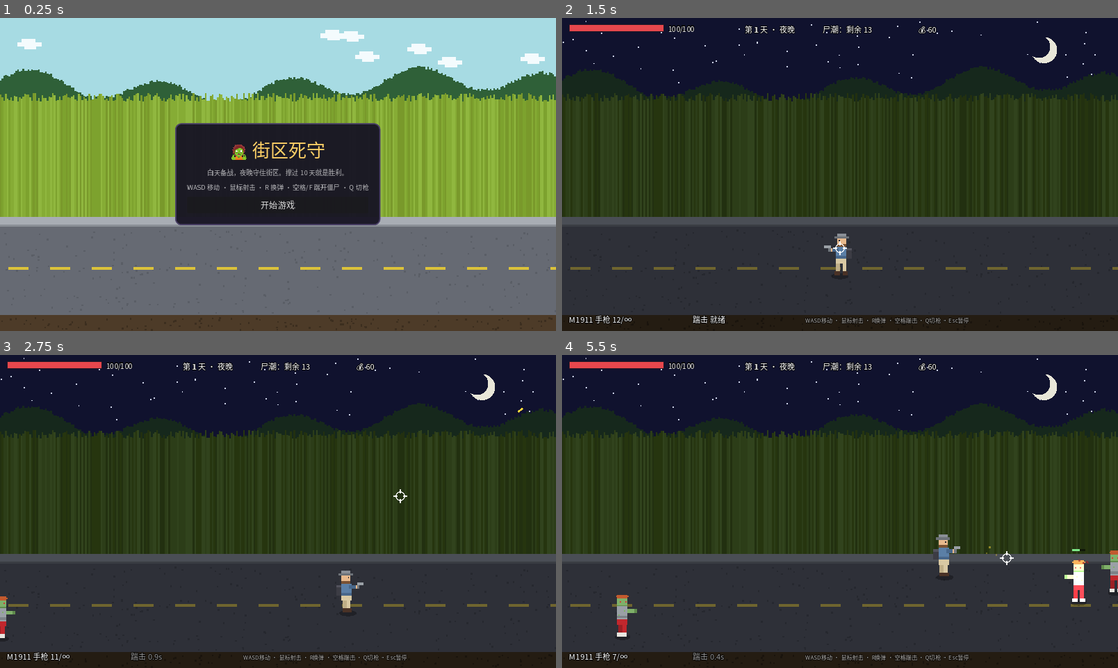
Above: before the commit, frames 1-4 (two rows, left to right).
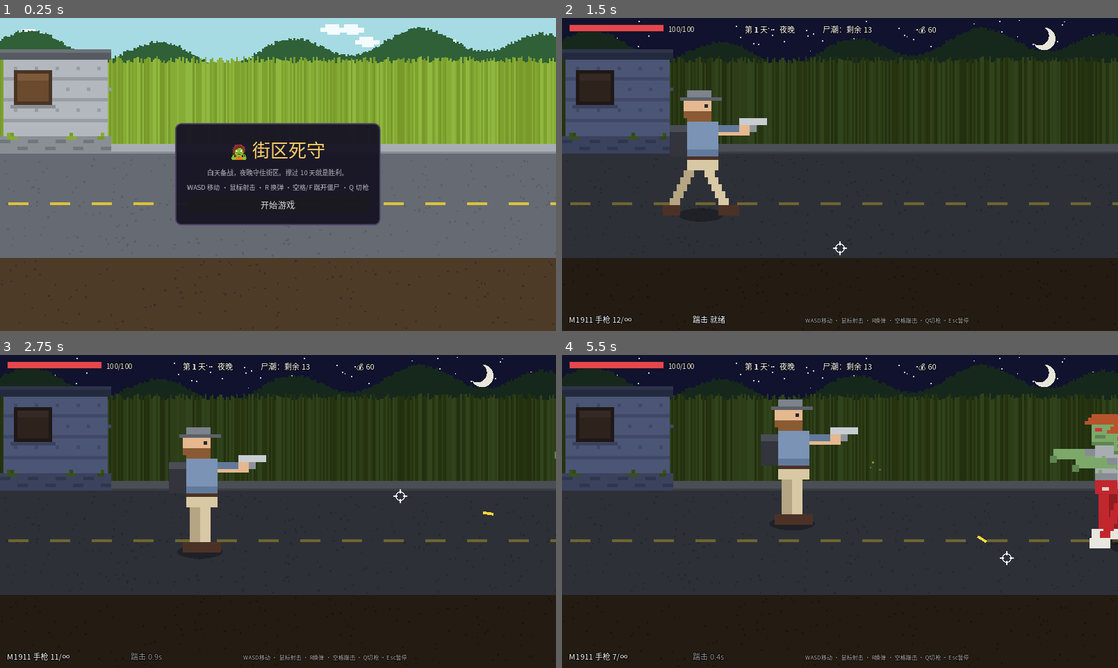
Above: after the commit, the same moments.

Repository: lorenzo-star-zlz/Zombie-game
Game: Godot game, scene res://scenes/main.tscn
The game is run twice, just before and just after one commit, with the same random seed, the same clock (stepped at 60 frames per second) and the same inputs.
Inputs (mouse positions are in pixels of both pictures, inside the frame that each line leads up to):
- Up to frame 1 (0.25 s): no input
- Up to frame 2 (1.5 s): click "开始游戏" at 0.5 s; click "🌙 进入夜晚（第 1 晚）" at 1.25 s
- Up to frame 3 (2.75 s): tap Enter at 2 s; move the mouse to (400, 495) at 2.02 s; press the mouse at (400, 495) at 2.03 s; hold D (move_right) from 2.03 s (still down); tap Space (kick) at 2.3 s
- Up to frame 4 (5.5 s): move the mouse to (728, 527) at 2.77 s; release D (move_right) at 2.78 s; release the mouse at (728, 527) at 2.78 s; hold S (move_down) 2.78-3.53 s; tap Space (kick) at 2.85, 4.55, 5.1 s; click (728, 527) at 2.92 s; tap Q (switch) at 3.05, 3.6, 5.3 s; move the mouse to (895, 442) at 3.52 s; press the mouse at (895, 442) at 3.53 s; hold D (move_right) 3.53-4.28 s; move the mouse to (812, 574) at 4.27 s; release the mouse at (812, 574) at 4.28 s; hold W (move_up) 4.28-5.03 s; click (812, 574) at 4.35 s; move the mouse to (1006, 558) at 5.02 s; hold A (move_left) from 5.03 s (still down); click (1006, 558) at 5.17 s

The runs differ from the first frame. In frame 1, 55% of the frame differs, in the area x 0-100%, y 2-95%; in frame 2, 58%; in frame 3, 58%; in frame 4, 59%, in the area x 0-100%, y 0-95%.

Commit message:
美术重做对齐概念截图：角色占屏40%、左侧家园、右侧出怪、武器负重、跑者僵尸
- 精灵重画（40x36@8x=288px，约占屏高40%）：玩家灰帽胡子蓝衬衫背包客双手持枪，
  蹒跚者橙发绿皮破灰衣红裤白鞋，新增前倾冲刺的奔跑者（runner_0/1）
- 新增家园建筑 home.png 贴在画面最左，僵尸改为只从右侧进场
- 背景高度带按截图比例重排（草场 100~290 / 马路 312~552 / 泥土 552~720）
- 写实向机动：武器新增 move_mult，霰弹枪持有时移速 -22%；基础移速 230→200
- 敌人表新增 runner（血少速快），第2晚起入池逐晚增多；贴图/动画帧率数据驱动
- 碰撞半径、踹击范围、枪口/瞄准高度、血条/换弹环/飘字偏移全部适配新尺寸
- 无头测试 21→25 项：右侧出怪、跑者入池、大枪减速、出生点改为相对位移判定

Co-Authored-By: Claude Fable 5 <noreply@anthropic.com>

Diff:
--- a/godot/src/config.gd
+++ b/godot/src/config.gd
@@ -4,17 +4,22 @@
 const W := 1280.0
 const H := 720.0
 
-# 街道可行走区域（伪纵深横板）
-const BAND_TOP := 480.0
-const BAND_BOTTOM := 660.0
+# 角色渲染：40x36 画布 × 8 倍 = 288px 高（约占屏高 40%，对齐概念截图）
+const SPRITE_SCALE := 8.0
+const SPRITE_OFFSET_Y := -144.0   # 画布脚底在最后一行 → 精灵中心在脚底上方 144px
+const AIM_HEIGHT := 200.0         # 持枪高度（脚底上方），子弹从这里射出
+
+# 街道可行走区域（伪纵深横板，按截图：马路 312~552，脚底活动带取中上段）
+const BAND_TOP := 370.0
+const BAND_BOTTOM := 540.0
 
 const PLAYER := {
 	"base_max_hp": 100.0,
-	"base_speed": 230.0,
-	"radius": 16.0,
+	"base_speed": 200.0,    # 写实向机动性；再乘当前武器 move_mult（枪越大越慢）
+	"radius": 38.0,
 	"kick_cooldown": 1.3,   # 踹击冷却（秒）
-	"kick_radius": 85.0,    # 踹击范围
+	"kick_radius": 180.0,   # 踹击范围
 	"kick_damage": 10.0,    # 踹击伤害
-	"kick_knockback": 320.0,# 击退力度
+	"kick_knockback": 420.0,# 击退力度
 	"kick_stun": 0.5,       # 硬直时间（秒）
 }
--- a/godot/src/data/enemies.gd
+++ b/godot/src/data/enemies.gd
@@ -1,15 +1,30 @@
-# 敌人数据表。后续新增僵尸类型（快速/坦克/自爆/远程）都在这里加。
+# 敌人数据表。后续新增僵尸类型（坦克/自爆/远程）都在这里加。
+# sprite = assets/sprites/ 下的贴图前缀；anim_fps = 走路动画帧率。
 class_name EnemyData
 
 const ENEMIES := {
 	"walker": {
 		"id": "walker",
 		"name": "蹒跚者",
+		"sprite": "walker",
+		"anim_fps": 6.0,
 		"hp": 32.0,
-		"speed": 55.0,
+		"speed": 62.0,
 		"damage": 10.0,
 		"attack_interval": 1.0,
-		"radius": 16.0,
+		"radius": 36.0,
 		"coin": 6,
 	},
+	"runner": {
+		"id": "runner",
+		"name": "奔跑者",
+		"sprite": "runner",
+		"anim_fps": 12.0,
+		"hp": 20.0,
+		"speed": 150.0,
+		"damage": 8.0,
+		"attack_interval": 0.9,
+		"radius": 34.0,
+		"coin": 9,
+	},
 }
--- a/godot/src/data/shop_data.gd
+++ b/godot/src/data/shop_data.gd
@@ -4,7 +4,7 @@
 const ITEMS := [
 	{ "id": "medkit",      "icon": "🩹", "name": "急救包",     "desc": "生命完全恢复",                                "base_price": 40,  "growth": 1.0 },
 	{ "id": "ammo",        "icon": "🔋", "name": "弹药补给",   "desc": "所有武器备弹补满",                            "base_price": 25,  "growth": 1.0 },
-	{ "id": "buy_shotgun", "icon": "🔫", "name": "购买霰弹枪", "desc": "雷明顿 870：近距离一炮糊脸（Q 或 2 切换）",   "base_price": 150, "growth": 1.0 },
+	{ "id": "buy_shotgun", "icon": "🔫", "name": "购买霰弹枪", "desc": "雷明顿 870：近距离一炮糊脸，持枪移速 -22%（Q 或 2 切换）", "base_price": 150, "growth": 1.0 },
 	{ "id": "gunsmith",    "icon": "🔧", "name": "枪匠保养",   "desc": "所有武器伤害永久 +5%（可重复，价格递增）",    "base_price": 70,  "growth": 1.5 },
 ]
 
--- a/godot/src/data/waves.gd
+++ b/godot/src/data/waves.gd
@@ -3,7 +3,13 @@
 
 const TOTAL_DAYS := 10
 
+# pool 用重复条目做权重：第 2 天起混入奔跑者，逐晚增多（最多约 4 成）
 static func night_config(day: int) -> Dictionary:
+	var pool: Array = []
+	for i in range(6):
+		pool.append("walker")
+	for i in range(clampi(day - 1, 0, 4)):
+		pool.append("runner")
 	return {
 		"count": 8 + day * 5,                              # 当晚僵尸总数
 		"spawn_interval": maxf(0.35, 1.5 - day * 0.1),     # 出怪间隔
@@ -11,5 +17,5 @@
 		"speed_mult": 1.0 + (day - 1) * 0.05,
 		"dmg_mult": 1.0 + (day - 1) * 0.12,
 		"clear_bonus": 40 + day * 15,                      # 通宵奖励金币
-		"pool": ["walker"],                                # 本晚僵尸类型池
+		"pool": pool,                                      # 本晚僵尸类型池
 	}
--- a/godot/src/data/weapons.gd
+++ b/godot/src/data/weapons.gd
@@ -1,4 +1,5 @@
 # 武器数据表。新增武器只需要在这里加一条，不用改逻辑代码。
+# move_mult：持枪移动速度倍率——枪越大越重，走路越慢（写实向机动）。
 class_name WeaponData
 
 const WEAPONS := {
@@ -15,10 +16,11 @@
 		"bullet_speed": 950.0,
 		"pierce": 0,           # 可穿透敌人数
 		"range": 1600.0,       # 射程
+		"move_mult": 1.0,      # 轻便，不影响移动
 		"infinite_reserve": true,
 		"reserve_max": 0,
 		"price": 0,
-		"desc": "可靠的老伙计，备弹无限，永远不会让你空手。",
+		"desc": "可靠的老伙计，备弹无限，轻便不拖累脚步。",
 	},
 	"shotgun": {
 		"id": "shotgun",
@@ -33,9 +35,10 @@
 		"bullet_speed": 800.0,
 		"pierce": 0,
 		"range": 420.0,
+		"move_mult": 0.78,     # 长枪压手，持有时移速 -22%
 		"infinite_reserve": false,
 		"reserve_max": 48,
 		"price": 150,
-		"desc": "近距离一炮糊脸，7 颗弹丸撕碎贴脸的僵尸。射程短。",
+		"desc": "近距离一炮糊脸，7 颗弹丸撕碎贴脸的僵尸。射程短，持枪移速 -22%。",
 	},
 }
--- a/godot/src/entities/bullet.gd
+++ b/godot/src/entities/bullet.gd
@@ -28,4 +28,4 @@
 		dead = true
 
 func _draw() -> void:
-	draw_rect(Rect2(-8, -2, 14, 4), Color(1.0, 0.85, 0.23))
+	draw_rect(Rect2(-14, -3, 24, 6), Color(1.0, 0.85, 0.23))
--- a/godot/src/entities/player.gd
+++ b/godot/src/entities/player.gd
@@ -42,15 +42,17 @@
 func _ready() -> void:
 	_sprite = Sprite2D.new()
 	_sprite.texture = TEX_0
-	_sprite.scale = Vector2(3, 3)
-	_sprite.position = Vector2(0, -26)  # 脚底对齐节点原点附近
+	_sprite.texture_filter = CanvasItem.TEXTURE_FILTER_NEAREST
+	_sprite.scale = Vector2(Config.SPRITE_SCALE, Config.SPRITE_SCALE)
+	_sprite.position = Vector2(0, Config.SPRITE_OFFSET_Y)  # 脚底对齐节点原点
 	add_child(_sprite)
 
 func max_hp() -> float:
 	return Config.PLAYER["base_max_hp"] + mods["max_hp_add"]
 
+# 写实向机动：基础速度 × 肉鸽加成 × 当前武器负重（枪越大越慢）
 func speed() -> float:
-	return Config.PLAYER["base_speed"] * mods["move_speed_mult"]
+	return Config.PLAYER["base_speed"] * mods["move_speed_mult"] * weapon()["def"].get("move_mult", 1.0)
 
 func weapon() -> Dictionary:
 	return weapons[weapon_index]
@@ -111,13 +113,13 @@
 	# 移动
 	var dir := Input.get_vector("move_left", "move_right", "move_up", "move_down")
 	position += dir * speed() * delta
-	position.x = clampf(position.x, 30.0, Config.W - 30.0)
+	position.x = clampf(position.x, 60.0, Config.W - 60.0)
 	position.y = clampf(position.y, Config.BAND_TOP, Config.BAND_BOTTOM)
 	_moving = dir.length_squared() > 0.01
 
-	# 瞄准
+	# 瞄准（以持枪高度为原点）
 	var mouse := get_global_mouse_position()
-	aim_angle = (mouse - global_position + Vector2(0, 26)).angle()
+	aim_angle = (mouse - global_position + Vector2(0, Config.AIM_HEIGHT)).angle()
 	_sprite.flip_h = mouse.x < global_position.x
 
 	# 计时器
@@ -166,7 +168,7 @@
 		start_reload()  # 打空自动换弹
 
 	var shots := []
-	var muzzle := global_position + Vector2(cos(aim_angle), sin(aim_angle)) * 30.0 + Vector2(0, -26)
+	var muzzle := global_position + Vector2(cos(aim_angle), sin(aim_angle)) * 145.0 + Vector2(0, -Config.AIM_HEIGHT)
 	for i in range(w["def"]["pellets"]):
 		var spread: float = (randf() - 0.5) * deg_to_rad(w["def"]["spread_deg"])
 		var ang := aim_angle + spread
@@ -196,11 +198,11 @@
 
 func _draw() -> void:
 	# 脚下阴影
-	draw_set_transform(Vector2(0, 24), 0.0, Vector2(1.0, 0.35))
-	draw_circle(Vector2.ZERO, 20.0, Color(0, 0, 0, 0.3))
+	draw_set_transform(Vector2(0, -2), 0.0, Vector2(1.0, 0.3))
+	draw_circle(Vector2.ZERO, 52.0, Color(0, 0, 0, 0.3))
 	draw_set_transform(Vector2.ZERO, 0.0, Vector2.ONE)
-	# 换弹进度环
+	# 换弹进度环（头顶上方）
 	if reload_timer > 0.0:
 		var total: float = weapon()["def"]["reload_time"] / mods["reload_speed_mult"]
 		var t := 1.0 - reload_timer / total
-		draw_arc(Vector2(0, -95), 10.0, -PI / 2, -PI / 2 + t * TAU, 24, Color(1.0, 0.82, 0.4), 4.0)
+		draw_arc(Vector2(0, -320), 16.0, -PI / 2, -PI / 2 + t * TAU, 24, Color(1.0, 0.82, 0.4), 5.0)
--- a/godot/src/entities/zombie.gd
+++ b/godot/src/entities/zombie.gd
@@ -2,8 +2,17 @@
 class_name Zombie
 extends Node2D
 
-const TEX_0 := preload("res://assets/sprites/zombie_0.png")
-const TEX_1 := preload("res://assets/sprites/zombie_1.png")
+# 按 def["sprite"] 选贴图：walker=蹒跚者，runner=奔跑者
+const TEXTURES := {
+	"walker": [
+		preload("res://assets/sprites/zombie_0.png"),
+		preload("res://assets/sprites/zombie_1.png"),
+	],
+	"runner": [
+		preload("res://assets/sprites/runner_0.png"),
+		preload("res://assets/sprites/runner_1.png"),
+	],
+}
 
 var def: Dictionary
 var hp := 1.0
@@ -32,10 +41,14 @@
 
 func _ready() -> void:
 	_sprite = Sprite2D.new()
-	_sprite.texture = TEX_0
-	_sprite.scale = Vector2(3, 3)
-	_sprite.position = Vector2(0, -26)
+	_sprite.texture = _tex(0)
+	_sprite.texture_filter = CanvasItem.TEXTURE_FILTER_NEAREST
+	_sprite.scale = Vector2(Config.SPRITE_SCALE, Config.SPRITE_SCALE)
+	_sprite.position = Vector2(0, Config.SPRITE_OFFSET_Y)
 	add_child(_sprite)
+
+func _tex(i: int) -> Texture2D:
+	return TEXTURES[def.get("sprite", "walker")][i]
 
 func tick(delta: float, player: Player) -> void:
 	_anim_time += delta
@@ -62,7 +75,7 @@
 
 	# 面朝玩家（贴图默认朝左）
 	_sprite.flip_h = player.position.x > position.x
-	_sprite.texture = TEX_0 if int(_anim_time * 6.0) % 2 == 0 else TEX_1
+	_sprite.texture = _tex(0) if int(_anim_time * def.get("anim_fps", 6.0)) % 2 == 0 else _tex(1)
 	_sprite.modulate = Color(2.0, 2.0, 2.0) if hit_flash > 0.0 else Color.WHITE
 	if stun > 0.0:
 		_sprite.modulate = Color(1.0, 1.0, 0.6)
@@ -75,10 +88,10 @@
 
 func _draw() -> void:
 	# 脚下阴影
-	draw_set_transform(Vector2(0, 24), 0.0, Vector2(1.0, 0.35))
-	draw_circle(Vector2.ZERO, 18.0, Color(0, 0, 0, 0.3))
+	draw_set_transform(Vector2(0, -2), 0.0, Vector2(1.0, 0.3))
+	draw_circle(Vector2.ZERO, 48.0, Color(0, 0, 0, 0.3))
 	draw_set_transform(Vector2.ZERO, 0.0, Vector2.ONE)
-	# 血条（受伤才显示）
+	# 血条（受伤才显示，头顶上方）
 	if hp < max_hp:
-		draw_rect(Rect2(-15, -100, 30, 5), Color(0, 0, 0, 0.5))
-		draw_rect(Rect2(-15, -100, 30.0 * maxf(0.0, hp / max_hp), 5), Color(0.49, 0.91, 0.53))
+		draw_rect(Rect2(-40, -312, 80, 8), Color(0, 0, 0, 0.5))
+		draw_rect(Rect2(-40, -312, 80.0 * maxf(0.0, hp / max_hp), 8), Color(0.49, 0.91, 0.53))
--- a/godot/src/main.gd
+++ b/godot/src/main.gd
@@ -87,7 +87,7 @@
 	if player != null:
 		player.queue_free()
 	player = Player.new()
-	player.position = Vector2(Config.W / 2.0, (Config.BAND_TOP + Config.BAND_BOTTOM) / 2.0)
+	player.position = Vector2(320.0, (Config.BAND_TOP + Config.BAND_BOTTOM) / 2.0)  # 出生在左侧家园旁
 	world.add_child(player)
 	day = 1
 	coins = 60
@@ -117,8 +117,8 @@
 	night_kills = 0
 	paused = false
 	hud.set_paused(false)
-	# 玩家回到街区中央，弹匣补满（备弹不变）
-	player.position = Vector2(Config.W / 2.0, (Config.BAND_TOP + Config.BAND_BOTTOM) / 2.0)
+	# 玩家回到家园门口迎敌，弹匣补满（备弹不变）
+	player.position = Vector2(320.0, (Config.BAND_TOP + Config.BAND_BOTTOM) / 2.0)
 	for w in player.weapons:
 		var need: int = player.mag_size_of(w) - w["mag"]
 		if w["def"]["infinite_reserve"]:
@@ -191,7 +191,7 @@
 	# 踹击
 	var kick := player.try_kick()
 	if not kick.is_empty():
-		var center := player.position + Vector2(0, -26)
+		var center := player.position + Vector2(0, -140)
 		fx.ring(center, kick["radius"], Color.WHITE)
 		for z in zombies:
 			if z.position.distance_to(player.position) < kick["radius"] + z.radius:
@@ -199,7 +199,7 @@
 				z.stun = kick["stun"]
 				var dir := signf(z.position.x - player.position.x)
 				z.kb_vx = (dir if dir != 0.0 else 1.0) * kick["knockback"]
-				fx.burst(z.position + Vector2(0, -40), Color.WHITE, 4, 100.0)
+				fx.burst(z.position + Vector2(0, -150), Color.WHITE, 4, 100.0)
 				if z.hp <= 0.0:
 					_on_kill(z)
 
@@ -215,7 +215,7 @@
 	for z in zombies:
 		z.tick(delta, player)
 
-	# 子弹与命中（躯干中心在脚底坐标上方约 40px）
+	# 子弹与命中（躯干中心在脚底坐标上方约 150px）
 	for b in bullets:
 		b.tick(delta)
 		if b.dead:
@@ -223,7 +223,7 @@
 		for z in zombies:
 			if z.hp <= 0.0 or b.hit_list.has(z):
 				continue
-			if b.position.distance_to(z.position + Vector2(0, -40)) < z.radius * 2.0:
+			if b.position.distance_to(z.position + Vector2(0, -150)) < z.radius * 2.2:
 				b.hit_list.append(z)
 				z.take_damage(b.damage)
 				fx.burst(b.position, Color(0.61, 0.13, 0.15), 4, 90.0)
@@ -259,11 +259,11 @@
 
 	hud.update_hud(self)
 
+# 家园在最左 → 僵尸只从右侧进场
 func _spawn_zombie() -> void:
 	var pool: Array = night_cfg["pool"]
 	var def: Dictionary = EnemyData.ENEMIES[pool.pick_random()]
-	var from_left := randf() < 0.5
-	var x := -30.0 if from_left else Config.W + 30.0
+	var x := Config.W + 170.0  # 整个精灵（半宽160）在屏外
 	var y := randf_range(Config.BAND_TOP, Config.BAND_BOTTOM)
 	var z := Zombie.new()
 	z.setup(def, Vector2(x, y), night_cfg)
@@ -278,5 +278,5 @@
 	var heal: float = player.mods["heal_on_kill"]
 	if heal > 0.0:
 		player.hp = minf(player.max_hp(), player.hp + heal)
-	fx.burst(z.position + Vector2(0, -30), Color("#7fb069"), 10, 150.0)
-	fx.add_text(z.position + Vector2(0, -100), "+%d" % gain, Color(1.0, 0.82, 0.4))
+	fx.burst(z.position + Vector2(0, -150), Color("#7fb069"), 10, 150.0)
+	fx.add_text(z.position + Vector2(0, -310), "+%d" % gain, Color(1.0, 0.82, 0.4))
--- a/godot/src/street_background.gd
+++ b/godot/src/street_background.gd
@@ -1,14 +1,17 @@
-# 像素风街景背景（参考图：青空 + 山脉剪影 + 大片草场 + 柏油路 + 黄虚线 + 泥土）
+# 像素风街景背景（按概念截图比例：青空 + 山脉剪影 + 大片草场 + 马路 + 泥土）
 # 全部程序化绘制，布局用固定种子生成，白天/夜晚只换配色。
+# 画面最左是家园建筑（home.png），僵尸只会从右侧进场。
 class_name StreetBackground
 extends Node2D
 
 const PX := 4.0          # 像素块大小
-const SKY_BOTTOM := 190.0
-const GRASS_BOTTOM := 458.0
-const CURB_BOTTOM := 480.0
-const ROAD_BOTTOM := 684.0
-const DASH_Y := 573.0
+const SKY_BOTTOM := 100.0
+const GRASS_BOTTOM := 290.0
+const CURB_BOTTOM := 312.0
+const ROAD_BOTTOM := 552.0
+const DASH_Y := 424.0
+
+const HOME_TEX := preload("res://assets/sprites/home.png")
 
 const PALETTE := {
 	"day": {
@@ -18,6 +21,7 @@
 		"curb": "#a8adb4", "curb_shadow": "#8a8f96",
 		"road": "#666a73", "speck": "#5a5e66", "dash": "#dbc23a",
 		"dirt": "#4d3b28", "dirt_speck": "#3c2e1f",
+		"home_tint": Color.WHITE,
 	},
 	"night": {
 		"sky": "#10122e", "cloud": "#2c3054",
@@ -26,10 +30,12 @@
 		"curb": "#4a4e55", "curb_shadow": "#3a3d43",
 		"road": "#2e3038", "speck": "#26282f", "dash": "#6f652f",
 		"dirt": "#241c12", "dirt_speck": "#1a140d",
+		"home_tint": Color(0.42, 0.46, 0.62),
 	},
 }
 
 var phase := "day"
+var _home: Sprite2D
 var _grass_cols := []
 var _mount_h := []
 var _clouds := []
@@ -44,22 +50,33 @@
 	var n := int(Config.W / PX) + 1
 	for i in range(n):
 		_grass_cols.append({
-			"top": 182.0 + rng.randf_range(-10.0, 10.0),
+			"top": 96.0 + rng.randf_range(-8.0, 8.0),
 			"ci": rng.randi_range(0, 3),
 		})
 		_mount_h.append(34.0 + 26.0 * sin(i * 0.085) + 18.0 * sin(i * 0.023 + 2.0) + rng.randf_range(-4.0, 4.0))
 	for i in range(7):
-		_clouds.append(Vector2(rng.randf_range(20.0, Config.W - 60.0), rng.randf_range(16.0, 100.0)))
-	for i in range(260):
+		_clouds.append(Vector2(rng.randf_range(20.0, Config.W - 60.0), rng.randf_range(10.0, 60.0)))
+	for i in range(300):
 		_road_specks.append(Vector2(rng.randf_range(0.0, Config.W), rng.randf_range(CURB_BOTTOM + 6.0, ROAD_BOTTOM - 6.0)))
-	for i in range(120):
+	for i in range(160):
 		_dirt_specks.append(Vector2(rng.randf_range(0.0, Config.W), rng.randf_range(ROAD_BOTTOM + 4.0, Config.H - 4.0)))
 	for i in range(60):
-		_stars.append(Vector2(rng.randf_range(0.0, Config.W), rng.randf_range(4.0, 150.0)))
+		_stars.append(Vector2(rng.randf_range(0.0, Config.W), rng.randf_range(4.0, 90.0)))
+
+	# 家园建筑：贴在画面最左，坐在路缘上（32x30 画布 × 8 = 256x240）
+	_home = Sprite2D.new()
+	_home.texture = HOME_TEX
+	_home.texture_filter = CanvasItem.TEXTURE_FILTER_NEAREST
+	_home.scale = Vector2(8, 8)
+	_home.position = Vector2(128.0, CURB_BOTTOM - 120.0)
+	add_child(_home)
+
 	queue_redraw()
 
 func set_phase(p: String) -> void:
 	phase = p
+	if _home != null:
+		_home.modulate = PALETTE[phase]["home_tint"]
 	queue_redraw()
 
 func _draw() -> void:
@@ -73,8 +90,8 @@
 		for s in _stars:
 			draw_rect(Rect2(s.x, s.y, 3, 3), Color("#cdd3e8"))
 		# 月亮
-		draw_circle(Vector2(Config.W - 170.0, 74.0), 30.0, Color("#e8e6d8"))
-		draw_circle(Vector2(Config.W - 182.0, 66.0), 26.0, Color(c["sky"]))
+		draw_circle(Vector2(Config.W - 170.0, 48.0), 26.0, Color("#e8e6d8"))
+		draw_circle(Vector2(Config.W - 181.0, 41.0), 22.0, Color(c["sky"]))
 	else:
 		# 像素云（三块矩形一朵）
 		for cl in _clouds:
--- a/godot/test/headless_test.gd
+++ b/godot/test/headless_test.gd
@@ -38,9 +38,10 @@
 	# 模拟移动（第 5~30 帧按住 D）
 	if frame == 5:
 		Input.action_press("move_right")
+		main.player.set_meta("x0", main.player.position.x)
 	if frame == 30:
 		Input.action_release("move_right")
-		check("玩家向右移动", main.player.position.x > Config.W / 2.0 + 10.0)
+		check("玩家向右移动", main.player.position.x > float(main.player.get_meta("x0")) + 10.0)
 
 	# 模拟点射（每 12 帧点一下鼠标）
 	if frame > 30 and frame < 150:
@@ -56,6 +57,12 @@
 		check("模拟点射产生子弹", fired_bullets)
 		check("消耗了弹匣", main.player.weapon()["mag"] < WeaponData.WEAPONS["pistol"]["mag_size"])
 		check("夜晚出怪", main.zombies.size() > 0)
+		var all_right := true
+		for z in main.zombies:
+			if z.position.x < Config.W * 0.55:
+				all_right = false
+		check("僵尸只从右侧进场", all_right)
+		check("后期波次池包含奔跑者", WaveData.night_config(5)["pool"].has("runner"))
 
 	# 僵尸移动检测
 	if frame == 160 and main.zombies.size() > 0:
@@ -106,6 +113,10 @@
 		ShopData.buy(main, "buy_shotgun")
 		check("购买后拥有霰弹枪", main.player.has_weapon("shotgun"))
 		check("购买后商店下架", not ShopData.is_available(main, "buy_shotgun"))
+		var v_pistol: float = main.player.speed()
+		main.player.switch_weapon(1)
+		check("大枪持有时移速更慢", main.player.speed() < v_pistol)
+		main.player.switch_weapon(0)
 		main.player.hp = 10.0
 		ShopData.buy(main, "medkit")
 		check("急救包回满血", main.player.hp == main.player.max_hp())
Binary file added: godot/assets/sprites/home.png
Not shown, added: godot/assets/sprites/home.png.import
Binary file changed: godot/assets/sprites/player_0.png
Binary file changed: godot/assets/sprites/player_1.png
Binary file added: godot/assets/sprites/runner_0.png
Not shown, added: godot/assets/sprites/runner_0.png.import
Binary file added: godot/assets/sprites/runner_1.png
Not shown, added: godot/assets/sprites/runner_1.png.import
Binary file changed: godot/assets/sprites/zombie_0.png
Binary file changed: godot/assets/sprites/zombie_1.png
Not shown, changed: tools/gen_sprites.mjs
